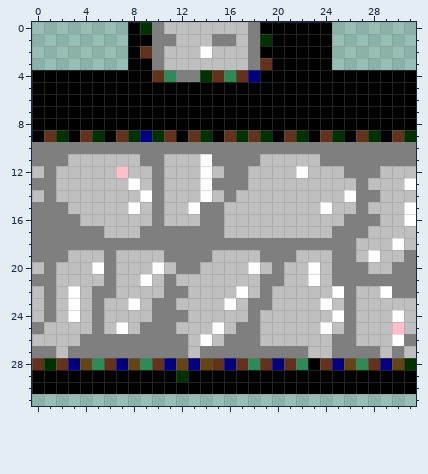
Pixel-art sprite, stored at wall/flagstone/flagstone_B.base.111.png. Above: the version before the commit.
The file is 32x32 pixels.
And afterwards:
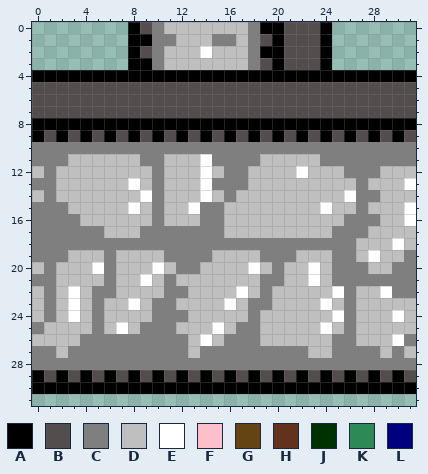
Palette (. is transparent): A #000000  B #534d4d  C #7f7f7f  D #bfbfbf  E #ffffff  F #febfca  G #634412  H #63321d  J #003100  K #2d8a56  L #00007f
Changes in this commit:
Changed rows in their new state; - is an unchanged pixel.
first column x 0:
 0 ---------B-----------BBB--------
 1 -------------------B-BBB--------
 2 ---------B-----------BBB--------
 3 -------------------B-BBB--------
 4 ----------AAAAAAAAA-------------
 5 BBBBBBBBBBBBBBBBBBBBBBBBBBBBBBBB
 6 BBBBBBBBBBBBBBBBBBBBBBBBBBBBBBBB
 7 BBBBBBBBBBBBBBBBBBBBBBBBBBBBBBBB
 9 -BABAB-BABAB-BABABAB-BABAB-BABAB
12 -------D------------------------
first column x 0:
25 ------------------------------D-
28 CCCCCCCCCCCCCCCCCCCCCCCCCCCCCCCC
29 -B-B-B-B-B-BAB-B-B-B-B-B-B-B-B-B
Changed places in both pictures, as pixel boxes (x1, y1, x2, y2):
changed: (32, 22, 416, 178)
changed: (32, 322, 416, 382)
